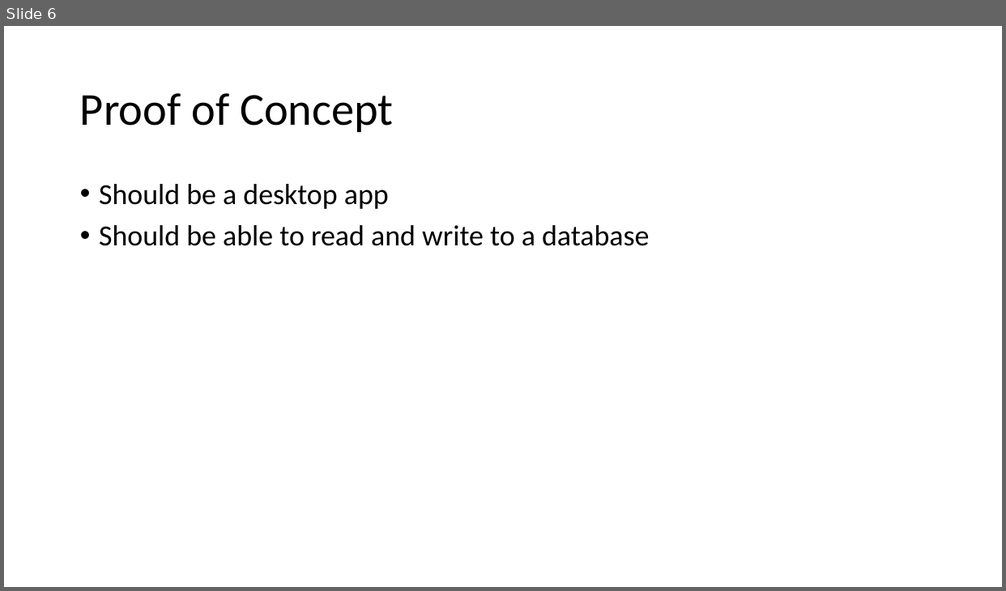
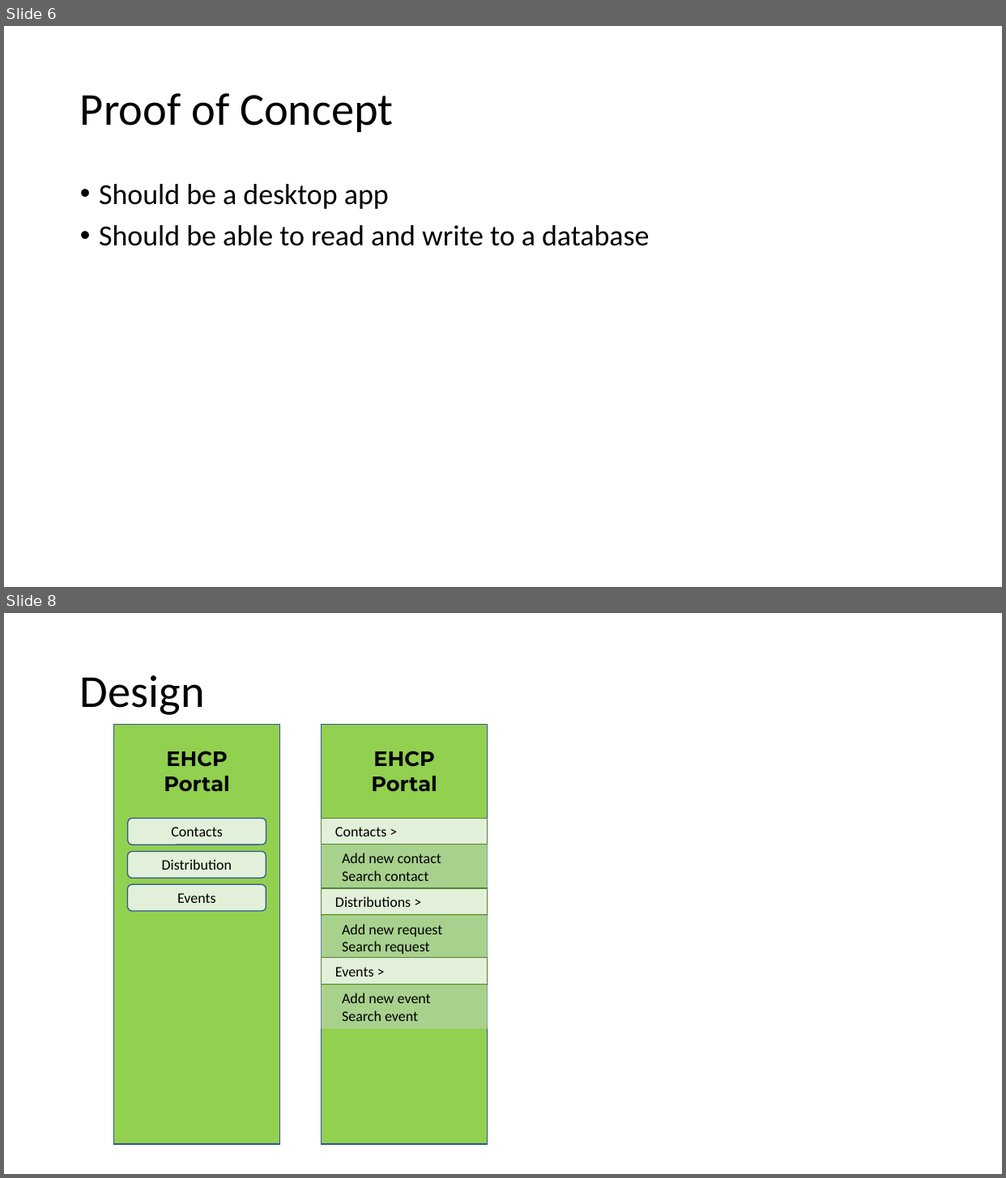
Before and after one commit to rexsace/EHCPPortal, a slide deck: docu/EHCP Portal.pptx. Shown one above the other, each under a label of ours: slide 6 before the commit, slides 6 and 8 after it; the slides between them are not shown. The pictures are 1006x591 and 1006x1178 pixels, drawn with LibreOffice and Linux fonts; fonts in the diff are those of the drawing. Boxes give left, top, right and bottom in pixels: in the first picture for what was removed or moved away, otherwise in the second. Text is boxed around its words. In the diff, an @@ line names an element or a change of style, - is before the commit and + after.

Commit message:
Create new designs for menu and display panel

```diff
--- a/docu/EHCP Portal.pptx
+++ b/docu/EHCP Portal.pptx
@@ slide 8 added at (4,613,1002,1174), background #FFFFFF @@
@@ title added at (80,675,205,715), 44 pt, text #000000 @@
+Design
@@ rectangle added at (114,725,280,1144), fill #92D050, outline #325491 1 pt @@
@@ rectangle added at (322,725,488,1144), fill #92D050, outline #325491 1 pt @@
@@ text added at (164,751,230,791), 20 pt, text #000000, bold @@
+EHCP Portal
@@ text added at (371,751,437,791), 20 pt, text #000000, bold @@
+EHCP Portal
@@ rounded rectangle added at (127,818,266,845), fill #E2F0D9, outline #325491 1 pt, 14 pt, text #000000 @@
+Contacts
@@ rectangle added at (322,818,488,845), fill #E2F0D9, outline #548235 1 pt, 14 pt, text #000000 @@
+Contacts >
@@ rounded rectangle added at (127,852,266,878), fill #E2F0D9, outline #325491 1 pt, 14 pt, text #000000 @@
+Distribution
@@ rectangle added at (322,845,488,888), fill #A9D18E, 14 pt, text #000000 @@
+Add new contact
+Search contact
@@ rounded rectangle added at (127,884,266,911), fill #E2F0D9, outline #325491 1 pt, 14 pt, text #000000 @@
+Events
@@ rectangle added at (322,888,488,914), fill #E2F0D9, outline #548235 1 pt, 14 pt, text #000000 @@
+Distributions >
@@ rectangle added at (322,916,488,960), fill #A9D18E, 14 pt, text #000000 @@
+Add new request
+Search request
@@ rectangle added at (322,958,488,984), fill #E2F0D9, outline #548235 1 pt, 14 pt, text #000000 @@
+Events >
@@ rectangle added at (322,985,488,1029), fill #A9D18E, 14 pt, text #000000 @@
+Add new event
+Search event
```
Also in this commit, not shown: 1 other slide added, 1 slide removed, 2 other files.
